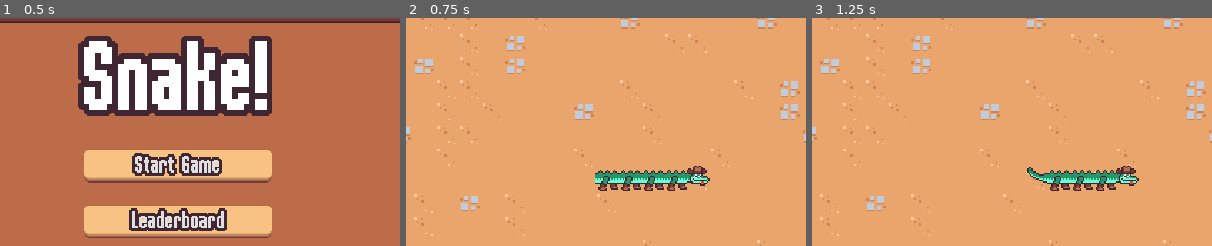
Above: before the commit, frames 1-3 (left to right).
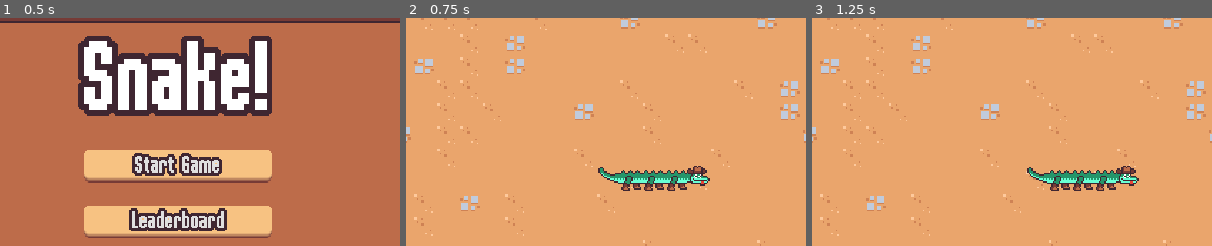
Above: after the commit, the same moments.

Repository: KaiRJ/snake
Game: Godot game, scene res://scenes/main/main.tscn
Two runs of this game, one before a commit and one after it. Both use one fixed random seed, a clock stepped at 60 frames per second and the inputs below. The engine's default icon, where the game draws it, is replaced by a stand-in: a white triangle on a blue panel in a dark square.
Inputs:
- Up to frame 1 (0.5 s): no input
- Up to frame 2 (0.75 s): click "Start Game" at 0.5 s
- Up to frame 3 (1.25 s): no input
The pictures show only the part of the screen within x 28-78%, y 17-67%; the shares and areas given below are measured in that part.

Frame 1 is identical in both runs. In frame 2, 0.4% of the frame differs, in the area x 47-53%, y 65-76%; in frame 3, nothing differs.

Commit message:
move user input into own scene and turn on static typing

Diff:
--- a/project.godot
+++ b/project.godot
@@ -18,6 +18,15 @@
 [autoload]
 
 GameEvents="*res://autoloads/GameEvents.gd"
+
+[debug]
+
+gdscript/warnings/untyped_declaration=1
+gdscript/warnings/inferred_declaration=1
+gdscript/warnings/unsafe_property_access=1
+gdscript/warnings/unsafe_method_access=1
+gdscript/warnings/unsafe_cast=1
+gdscript/warnings/unsafe_call_argument=1
 
 [display]
 
--- a/resources/saving/saved_snake.gd
+++ b/resources/saving/saved_snake.gd
@@ -4,9 +4,8 @@
 # Variables for the snake manager
 @export var position: Vector2
 @export var move_tail: bool
-@export var current_rotation: float
-@export var current_direction: Vector2i
-@export var new_direction: Vector2i
+@export var rotation: float
+@export var direction: Vector2i
 
 # Array for the snake body parts
 @export var body_parts: Array[SavedBody]
--- a/scenes/main/main.gd
+++ b/scenes/main/main.gd
@@ -3,6 +3,6 @@
 
 
 func _ready() -> void:
-	var main_menu_scene = load("res://scenes/ui/main_menu/main_menu.tscn")
-	var main_menu_instance = main_menu_scene.instantiate()
+	var main_menu_scene: PackedScene = load("res://scenes/ui/main_menu/main_menu.tscn")
+	var main_menu_instance: MainMenu = main_menu_scene.instantiate()
 	add_child(main_menu_instance)
--- a/scenes/main/main.tscn
+++ b/scenes/main/main.tscn
@@ -8,6 +8,7 @@
 [ext_resource type="PackedScene" uid="uid://ckuxxn8xk07ap" path="res://scenes/managers/snake_manager/snake_manager.tscn" id="3_k2fmo"]
 [ext_resource type="Script" uid="uid://d3bi5mgkgcc44" path="res://scenes/items/item_resource/item_resource.gd" id="4_hujxm"]
 [ext_resource type="Resource" uid="uid://cyohq73so5pn5" path="res://scenes/items/item_resource/growth_item/growth_resource.tres" id="5_yyfjg"]
+[ext_resource type="PackedScene" uid="uid://c645o5nqqq35b" path="res://scenes/managers/movement_manager/movement_manager.tscn" id="6_a8run"]
 [ext_resource type="PackedScene" uid="uid://1tcei4qfycpd" path="res://scenes/managers/save_manager/save_manager.tscn" id="9_b1x3f"]
 
 [node name="Main" type="Node"]
@@ -27,10 +28,13 @@
 tile_map = NodePath("../TileMapLayer")
 init_size = 5
 
+[node name="MovementManager" parent="." node_paths=PackedStringArray("snake_manager") instance=ExtResource("6_a8run")]
+snake_manager = NodePath("../SnakeManager")
+
 [node name="ItemManager" parent="." node_paths=PackedStringArray("tile_map_layer") instance=ExtResource("2_k2fmo")]
 tile_map_layer = NodePath("../TileMapLayer")
 item_types = Array[ExtResource("4_hujxm")]([ExtResource("5_yyfjg")])
-min_spawn_time = 1
-max_spawn_time = 5
+min_spawn_time = 5.0
+max_spawn_time = 10.0
 
 [node name="SaveManager" parent="." instance=ExtResource("9_b1x3f")]
--- a/scenes/managers/item_manager/item_manager.gd
+++ b/scenes/managers/item_manager/item_manager.gd
@@ -18,10 +18,10 @@
 @export var item_types: Array[ItemResource]
 
 ## The minimum sqawn time for an item
-@export var min_spawn_time := 5
+@export var min_spawn_time: float = 5.0
 
 ## The maximum sqawn time for an item
-@export var max_spawn_time := 10
+@export var max_spawn_time: float = 10.0
 
 ## Variable to hold the total score from all the items picked up
 var total_score: int = 0
--- /dev/null
+++ b/scenes/managers/movement_manager/movement_manager.gd
@@ -0,0 +1,47 @@
+class_name MovementManager
+extends Node
+## Scene to manage the player input
+##
+
+@onready var timer: Timer = $MovementTimer
+
+@export var snake_manager: SnakeManager
+
+@export var timer_wait_time: float = 0.5
+
+## Signal to emit which direction the player whats to move
+signal move(direction: Vector2i)
+
+## Dictionary for the directions for player input
+const DIRECTIONS: Dictionary = {"ui_up"   : Vector2i.UP,
+								"ui_down" : Vector2i.DOWN,
+								"ui_right": Vector2i.RIGHT,
+								"ui_left" : Vector2i.LEFT}
+
+## Stores the direction the player whats to more
+var direction: Vector2i
+
+
+func _ready() -> void:
+	GameEvents.start_game.connect(_on_start_game_signal)
+	move.connect(snake_manager.move)
+
+
+func _physics_process(_delta: float) -> void:
+	get_input()
+
+
+## Get _new_direction based on player input
+func get_input() -> void:
+	for input: String in DIRECTIONS:
+		if Input.is_action_just_pressed(input):
+			direction = DIRECTIONS[input]
+
+
+func _on_start_game_signal() -> void:
+	direction = Vector2i.RIGHT
+	timer.start(timer_wait_time)
+
+
+func _on_movement_timer_timeout() -> void:
+	move.emit(direction)
--- /dev/null
+++ b/scenes/managers/movement_manager/movement_manager.tscn
@@ -0,0 +1,10 @@
+[gd_scene load_steps=2 format=3 uid="uid://c645o5nqqq35b"]
+
+[ext_resource type="Script" uid="uid://x5yshfp4c1of" path="res://scenes/managers/movement_manager/movement_manager.gd" id="1_fykla"]
+
+[node name="MovementManager" type="Node"]
+script = ExtResource("1_fykla")
+
+[node name="MovementTimer" type="Timer" parent="."]
+
+[connection signal="timeout" from="MovementTimer" to="." method="_on_movement_timer_timeout"]
--- a/scenes/managers/snake_manager/snake_manager.gd
+++ b/scenes/managers/snake_manager/snake_manager.gd
@@ -10,70 +10,67 @@
 @export var tile_map: TileMapLayer
 
 ## Initial snake size
-@export var init_size: int = 3
+@export var init_size: int = 4
 
 ## The snake body scene
 @export var snake_body_scene: PackedScene
 
-## Dictionary for the directions for player input
-const DIRECTIONS = {"ui_up"   : Vector2i.UP,
-					"ui_down" : Vector2i.DOWN,
-					"ui_right": Vector2i.RIGHT,
-					"ui_left" : Vector2i.LEFT}
 
 ## Array to hold and track all the snake body parts
 var snake_body_parts: Array[SnakeBody]
 
 ## Move the tail to the front or create a new head
-var move_tail := true
+var move_tail: bool = true
 
 ## Size of the tiles used in TILE_MAP
 var _step_size: Vector2i
 
 ## The current rotation of the snake in radians
-var _current_rotation := 0.0
+var _rotation: float = 0.0
 
 ## The current direction of the snake
-var _current_direction := Vector2i.RIGHT
-
-## New direction set by player (gets checked at timer end)
-var _new_direction: Vector2i
+var _direction: Vector2i = Vector2i.RIGHT
 
 
 func _ready() -> void:
+	# connect signals to singleton
 	GameEvents.start_game.connect(_on_start_game_signal)
 
-	# Get dimensions of tile map layer
-	var tm_tile_size = tile_map.tile_set.tile_size
+	# get dimensions of tile map layer
+	var tm_tile_size: Vector2i = tile_map.tile_set.tile_size
 	_step_size = tm_tile_size
 
 
-func _physics_process(_delta: float) -> void:
-	get_input()
+## Update the players position on timer timeout
+func move(direction: Vector2i) -> void:
+	update_direction_and_rotation(direction)
+
+	var new_head: SnakeBody
+	if move_tail: # make the current tail the head (and replace tail)
+		new_head = snake_body_parts.pop_back()
+		var new_tail: SnakeBody = snake_body_parts.back()
+		new_tail.make(SnakeBody.Type.TAIL)
+	else: # instantiate a new head
+		new_head = snake_body_scene.instantiate()
+		$Body.add_child(new_head)
+
+	move_part_to_front(new_head)
+	move_tail = true
 
 
-## Get _new_direction based on player input
-func get_input() -> void:
-	for input in DIRECTIONS:
-		if Input.is_action_just_pressed(input):
-			_new_direction = DIRECTIONS[input]
+## Update _direction and _rotation from a new direction
+func update_direction_and_rotation(new_direction: Vector2i) -> void:
+	# Check snake can move in _new_direction
+	if ((new_direction + _direction) == Vector2i.ZERO) \
+		or (new_direction == _direction):
+		return
 
+	if new_direction.y == 0: # moving right or left
+		_rotation += -(new_direction.x * _direction.y) * PI/2
+	else: # moving up or down
+		_rotation += (new_direction.y * _direction.x) * PI/2
 
-## Update _current_direction and _current_rotation based on _new_direction
-func update_rotation_and_direciton() -> void:
-	# Check snake can move in _new_direction
-	if (_new_direction + _current_direction) != Vector2i.ZERO \
-	and _new_direction != _current_direction:
-		_current_rotation += calculate_rotation(_new_direction)
-		_current_direction = _new_direction
-
-
-## Determine the rotation of the snake based on _current_direction
-func calculate_rotation(new_dir: Vector2i) -> float:
-	if new_dir.y == 0: # moving right or left
-		return -(new_dir.x * _current_direction.y) * PI/2
-	else: # moving up or down
-		return (new_dir.y * _current_direction.x) * PI/2
+	_direction = new_direction
 
 
 ## Move an instance of a SnakeBody to the front of the snake
@@ -81,47 +78,48 @@
 	# If there is no head currently then use the position of the SnakeManager
 	var origin: Vector2i = global_position
 	if len(snake_body_parts) > 0:
-		var current_head = snake_body_parts.front() as SnakeBody
+		var current_head: SnakeBody = snake_body_parts.front()
 		current_head.make(SnakeBody.Type.BODY)
 		origin = current_head.global_position
 
 	# initialise new head infront of the hold one
 	new_head.make(SnakeBody.Type.HEAD)
-	new_head.rotation = _current_rotation # Same rotation as the head
-	new_head.global_position = origin + (_current_direction * _step_size)
+	new_head.rotation = _rotation # Same rotation as the head
+	new_head.global_position = origin + (_direction * _step_size)
 	snake_body_parts.push_front(new_head)
 
 
-## Set up the SnakeManager for a new game
-func setup_new_game() -> void:
-	# set position at center
-	var tm_rect = tile_map.get_used_rect()
-	var tm_origin = tm_rect.position
-	var tm_size = tm_rect.size
-	var center = tm_origin + (_step_size * (tm_size/2)) + _step_size/2
+func _on_start_game_signal() -> void:
+	# set position to centre of tilemap
+	var tm_rect: Rect2i = tile_map.get_used_rect()
+	var tm_origin: Vector2i = tm_rect.position
+	var tm_size: Vector2i= tm_rect.size
+	var center: Vector2i = tm_origin + (_step_size * (tm_size/2)) + _step_size/2
 	global_position = center
 
 	# defaults
-	_new_direction = Vector2i.RIGHT
-	_current_direction = Vector2i.RIGHT
+	_direction = Vector2i.RIGHT
 
-	# instantiate a new snake body part and make it a head
-	for i in range(init_size):
-		var new_head := snake_body_scene.instantiate() as SnakeBody
+	# instantiate the snake body parts
+	for i: int in range(init_size):
+		var new_head: SnakeBody = snake_body_scene.instantiate()
 		$Body.add_child(new_head)
 		move_part_to_front(new_head)
 
+	# make the last part a tail
+	var tail: SnakeBody = snake_body_parts.back()
+	tail.make(SnakeBody.Type.TAIL)
+
 
 func on_save_game(saved_game: SavedGame) -> SavedGame:
-	var saved_snake := SavedSnake.new()
+	var saved_snake: SavedSnake = SavedSnake.new()
 	saved_snake.position = global_position
 	saved_snake.move_tail = move_tail
-	saved_snake.current_rotation = _current_rotation
-	saved_snake.current_direction = _current_direction
-	saved_snake.new_direction = _new_direction
+	saved_snake.rotation = _rotation
+	saved_snake.direction = _direction
 
-	for body in snake_body_parts:
-		var saved_body := SavedBody.new()
+	for body: SnakeBody in snake_body_parts:
+		var saved_body: SavedBody = SavedBody.new()
 		saved_body.position = body.position
 		saved_body.type = body.type
 		saved_snake.body_parts.append(saved_body)
@@ -130,42 +128,16 @@
 	return saved_game
 
 
-func on_load_game(saved_game: SavedGame):
+func on_load_game(saved_game: SavedGame) -> void:
 	global_position = saved_game.saved_snake.position
 	move_tail = saved_game.saved_snake.move_tail
-	_current_rotation = saved_game.saved_snake.current_rotation
-	_current_direction = saved_game.saved_snake.current_direction
-	_new_direction = saved_game.saved_snake.new_direction
+	_rotation = saved_game.saved_snake.rotation
+	_direction = saved_game.saved_snake.direction
 
 	snake_body_parts.clear()
-	for body in saved_game.saved_snake.body_parts:
-		var new_body = snake_body_scene.instantiate() as SnakeBody
+	for body: SavedBody in saved_game.saved_snake.body_parts:
+		var new_body: SnakeBody = snake_body_scene.instantiate()
 		new_body.global_position = body.position
 		new_body.make(body.type)
 		snake_body_parts.append(new_body)
 		$Body.add_child(new_body)
-
-
-## Update the players position on timer timeout
-func _on_movement_timer_timeout() -> void:
-	update_rotation_and_direciton()
-
-	var new_head: SnakeBody
-	if move_tail: # make the current tail the head
-		new_head = snake_body_parts.pop_back()
-		snake_body_parts.back().make(SnakeBody.Type.TAIL) # replace the tail
-	else: # instantiate a new head
-		new_head = snake_body_scene.instantiate()
-		$Body.add_child(new_head)
-
-	move_part_to_front(new_head)
-	move_tail = true
-
-
-func _on_start_game_signal() -> void:
-	if snake_body_parts.is_empty():
-		setup_new_game()
-
-	# TODO Set these from a difficulty resource
-	# Start timer with new speed
-	$MovementTimer.start(0.5)
--- a/scenes/managers/snake_manager/snake_manager.tscn
+++ b/scenes/managers/snake_manager/snake_manager.tscn
@@ -7,8 +7,4 @@
 script = ExtResource("1_20sc0")
 snake_body_scene = ExtResource("2_t4wjm")
 
-[node name="MovementTimer" type="Timer" parent="."]
-
 [node name="Body" type="Node" parent="."]
-
-[connection signal="timeout" from="MovementTimer" to="." method="_on_movement_timer_timeout"]
--- a/scenes/snake_body/snake_body.gd
+++ b/scenes/snake_body/snake_body.gd
@@ -6,17 +6,20 @@
 ## and calls the game over function if the head collides with another body.
 ##
 
+@onready var area: Area2D = $Area2D
+@onready var body: Sprite2D = $Body
+
 enum Type {HEAD, BODY, TAIL}
 var type: Type = Type.HEAD
 
-var head_texture = preload("res://assets/gilla/head.png")
-var body_texture = preload("res://assets/gilla/body.png")
-var tail_texture = preload("res://assets/gilla/tail.png")
+const head_texture: Texture2D = preload("res://assets/gilla/head.png")
+const body_texture: Texture2D = preload("res://assets/gilla/body.png")
+const tail_texture: Texture2D = preload("res://assets/gilla/tail.png")
 
 
 func _ready() -> void:
-	$Area2D.area_entered.connect(_on_area_entered)
-	$Body.texture = body_texture
+	area.area_entered.connect(_on_area_entered)
+	body.texture = body_texture
 
 
 ## Turn body part into a specific part
@@ -24,11 +27,11 @@
 	type = t
 	match type:
 		Type.HEAD:
-			$Body.texture = head_texture
+			body.texture = head_texture
 		Type.BODY:
-			$Body.texture = body_texture
+			body.texture = body_texture
 		Type.TAIL:
-			$Body.texture = tail_texture
+			body.texture = tail_texture
 
 
 ## Delete the snake bodies on load game
@@ -37,7 +40,7 @@
 
 
 ## If the head collides with an other snake body call the game over function
-func _on_area_entered(area: Area2D) -> void:
+func _on_area_entered(incoming: Area2D) -> void:
 	# Check if head to make sure game over is only called once
-	if (area.get_parent() is SnakeBody) and (type == Type.HEAD):
+	if (incoming.get_parent() is SnakeBody) and (type == Type.HEAD):
 			GameEvents.game_over.emit()
Not shown: 1 places in scenes/main/main.tscn that only renumber resources
Not shown, added: scenes/managers/movement_manager/movement_manager.gd.uid
